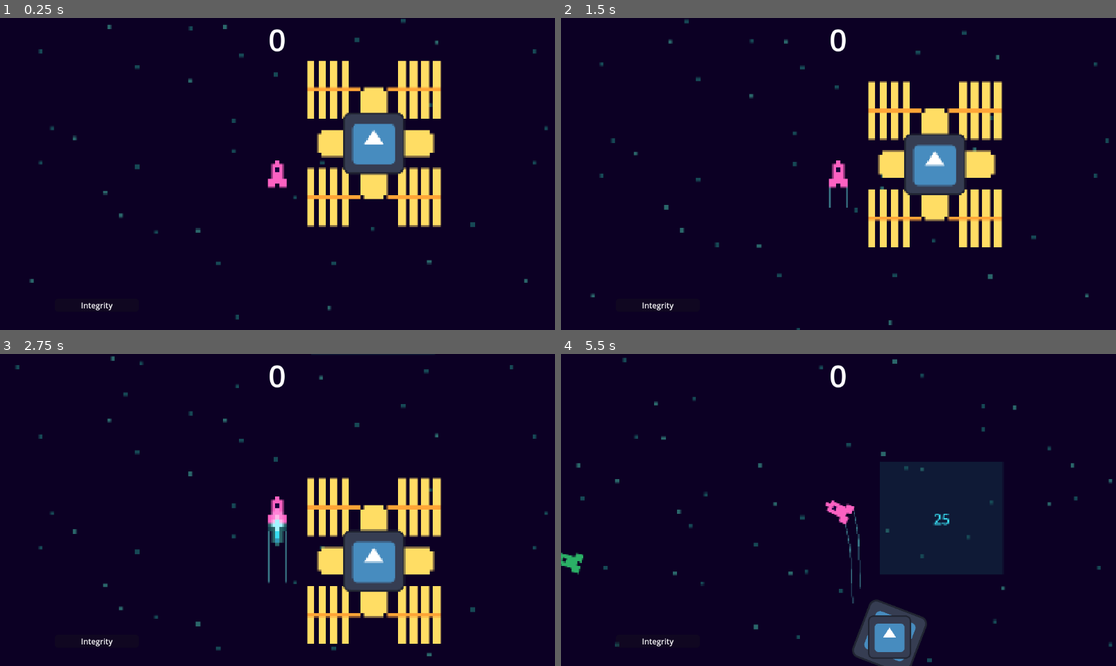
Above: before the commit, frames 1-4 (two rows, left to right).
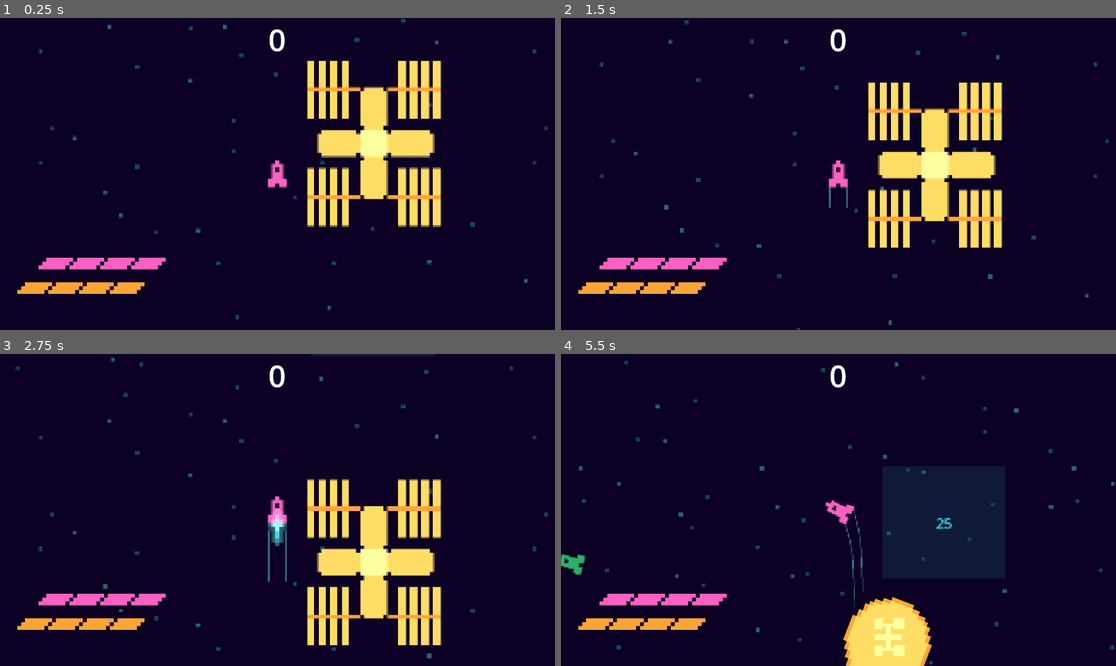
Above: after the commit, the same moments.

Repository: Salkin-Niklas/exgat
Game: Godot game, scene res://scenes/world.tscn
Two runs of this game, one before a commit and one after it. Both use one fixed random seed, a clock stepped at 60 frames per second and the inputs below. The engine's default icon, where the game draws it, is replaced by a stand-in: a white triangle on a blue panel in a dark square.
Inputs:
- Up to frame 1 (0.25 s): no input
- Up to frame 2 (1.5 s): tap Enter at 0.5 s; hold W (Boost) 0.53-1.28 s; tap Space (TractorBeam) at 0.8, 1.35 s
- Up to frame 3 (2.75 s): tap W (Boost) at 1.55 s; hold W (Boost) from 2.03 s (still down); tap Space (TractorBeam) at 2.3 s
- Up to frame 4 (5.5 s): release W (Boost) at 2.78 s; tap Space (TractorBeam) at 2.85, 3.8, 5.3 s; tap W (Boost) at 3.05, 4.55 s; hold A (TurnL) 3.53-4.28 s; tap D (TurnR) at 4.35 s; hold W (Boost) from 5.03 s (still down)

The runs differ from the first frame. In frame 1, 3.8% of the frame differs, in the area x 3-74%, y 30-94%; in frame 2, 4.4%; in frame 3, 5.1%; in frame 4, 6.4%, in the area x 0-100%, y 1-100%.

Commit message:
ADD: break boost

Diff:
--- a/assets/scrap/scrap_physics.tres
+++ b/assets/scrap/scrap_physics.tres
@@ -2,3 +2,4 @@
 
 [resource]
 friction = 0.0
+bounce = 0.05
--- a/scenes/player.tscn
+++ b/scenes/player.tscn
@@ -3,6 +3,7 @@
 [ext_resource type="Texture2D" uid="uid://b2i7vafpaompu" path="res://assets/player/player.png" id="1_3vyb7"]
 [ext_resource type="Script" uid="uid://dlrrsreh8dfr2" path="res://scripts/player.gd" id="2_g2els"]
 [ext_resource type="AudioStream" uid="uid://cbme5n241lsrs" path="res://sfx/sfx_Wuschhhh1.mp3" id="3_qhqgy"]
+[ext_resource type="AudioStream" uid="uid://b4hsrt2ak1pem" path="res://sfx/sfx_beam.mp3" id="4_dqkch"]
 
 [sub_resource type="AtlasTexture" id="AtlasTexture_g2els"]
 atlas = ExtResource("1_3vyb7")
@@ -83,9 +84,6 @@
 radius = 12.0
 height = 58.0
 
-[sub_resource type="ConvexPolygonShape2D" id="ConvexPolygonShape2D_g2els"]
-points = PackedVector2Array(-4, -30, -30, -85, -20, -103, 0, -112, 20, -103, 30, -85, 4, -30)
-
 [node name="Player" type="CharacterBody2D"]
 floor_stop_on_slope = false
 floor_block_on_wall = false
@@ -104,15 +102,22 @@
 shape = SubResource("CapsuleShape2D_g2els")
 
 [node name="HitEffectTimeout" type="Timer" parent="."]
-wait_time = 0.1
+wait_time = 0.2
 one_shot = true
 
 [node name="Tractor" type="Area2D" parent="."]
+visible = false
 monitoring = false
 monitorable = false
 
-[node name="CollisionShape2D" type="CollisionShape2D" parent="Tractor"]
-shape = SubResource("ConvexPolygonShape2D_g2els")
+[node name="CollisionShape2D" type="CollisionPolygon2D" parent="Tractor"]
+position = Vector2(-4, -113)
+polygon = PackedVector2Array(0.91784, 81.482864, -33.08216, 3.4828644, -35.08216, -10.517136, -33.08216, -26.517136, -26.08216, -38.517136, -14.08216, -48.517136, -2.08216, -52.517136, 4.91784, -52.517136, 11.917839, -52.517136, 24.91784, -49.517136, 35.91784, -39.517136, 43.91784, -26.517136, 47, -11, 45, 3, 4.91784, 81.482864)
+
+[node name="CollisionShape2D2" type="Polygon2D" parent="Tractor"]
+position = Vector2(-4, -113)
+color = Color(0, 1, 0.19215687, 0.30980393)
+polygon = PackedVector2Array(0.91784, 81.482864, -33.08216, 3.4828644, -35.08216, -10.517136, -33.08216, -26.517136, -26.08216, -38.517136, -14.08216, -48.517136, -2.08216, -52.517136, 4.91784, -52.517136, 11.917839, -52.517136, 24.91784, -49.517136, 35.91784, -39.517136, 43.91784, -26.517136, 47, -11, 45, 3, 4.91784, 81.482864)
 
 [node name="AnimatedSprite2D" type="AnimatedSprite2D" parent="Tractor"]
 visible = false
@@ -126,6 +131,12 @@
 autoplay = true
 parameters/looping = true
 
+[node name="beam_sound" type="AudioStreamPlayer" parent="."]
+stream = ExtResource("4_dqkch")
+volume_db = 12.403
+autoplay = true
+parameters/looping = true
+
 [connection signal="timeout" from="HitEffectTimeout" to="." method="_on_hit_effect_timeout_timeout"]
 [connection signal="body_entered" from="Tractor" to="." method="_on_tractor_body_entered"]
 [connection signal="body_exited" from="Tractor" to="." method="_on_tractor_body_exited"]
--- a/scenes/station.tscn
+++ b/scenes/station.tscn
@@ -58,6 +58,7 @@
 disabled = true
 
 [node name="Sprite2D2" type="Sprite2D" parent="."]
+visible = false
 texture = ExtResource("4_csis4")
 
 [connection signal="body_shape_entered" from="." to="." method="_on_body_shape_entered"]
--- a/scenes/world.tscn
+++ b/scenes/world.tscn
@@ -1,27 +1,154 @@
-[gd_scene load_steps=15 format=3 uid="uid://cauqma237b67i"]
+[gd_scene load_steps=32 format=3 uid="uid://cauqma237b67i"]
 
 [ext_resource type="Script" uid="uid://bk3krcfphvl38" path="res://scripts/world.gd" id="1_4wyf3"]
 [ext_resource type="PackedScene" uid="uid://cpanwsqsc672a" path="res://scenes/player.tscn" id="1_nnsk1"]
 [ext_resource type="PackedScene" uid="uid://dq1252xoyga2v" path="res://scenes/station.tscn" id="2_rwgxs"]
 [ext_resource type="Texture2D" uid="uid://cmsrjkopar8av" path="res://assets/background/stars2.png" id="3_qfnet"]
-[ext_resource type="Script" path="res://scripts/scrap_spawner.gd" id="4_k0juu"]
+[ext_resource type="Script" uid="uid://3sdulbrfx4xv" path="res://scripts/scrap_spawner.gd" id="4_k0juu"]
 [ext_resource type="Texture2D" uid="uid://cnn3v2fltfy3v" path="res://assets/background/stars1.png" id="5_71j4m"]
-[ext_resource type="PackedScene" path="res://scenes/scrap_satellite2.tscn" id="7_i7141"]
 [ext_resource type="PackedScene" uid="uid://6ja5jmfuopwo" path="res://scenes/collection_area.tscn" id="6_e3hyu"]
 [ext_resource type="AudioStream" uid="uid://csw41083hmrb3" path="res://assets/music/Spacejam(nur_Drums).mp3" id="8_4mrxx"]
 [ext_resource type="Script" uid="uid://drv6q67vdktv5" path="res://scripts/points.gd" id="8_e3hyu"]
 [ext_resource type="Shader" uid="uid://5ae6j0iot63s" path="res://shaders/world_pp.gdshader" id="8_w7kh3"]
 [ext_resource type="AudioStream" uid="uid://bjcm7ua65nim2" path="res://assets/music/Spacejam(ohne_Drums).mp3" id="9_7r4gi"]
-[ext_resource type="Texture2D" uid="uid://b8ixrqxgy0ucu" path="res://icon.svg" id="9_e3hyu"]
+[ext_resource type="Texture2D" uid="uid://ckckkb055dg3t" path="res://assets/player/station_waypoint.png" id="9_jhx03"]
+[ext_resource type="Texture2D" uid="uid://cqod6w3g1euni" path="res://assets/player/health.png" id="9_o8fc1"]
+[ext_resource type="Texture2D" uid="uid://bci2i4h7vuhuv" path="res://assets/player/station_icon.png" id="10_o8fc1"]
+[ext_resource type="Script" uid="uid://dirjp8y3ycjuo" path="res://scripts/gui_health.gd" id="10_xo05s"]
+[ext_resource type="Texture2D" uid="uid://jha1do8p554t" path="res://assets/player/health_station.png" id="11_dss4m"]
+[ext_resource type="Script" uid="uid://coydg7ujsh44y" path="res://scripts/gui_station_health.gd" id="14_7t5mc"]
 
 [sub_resource type="ShaderMaterial" id="ShaderMaterial_e3hyu"]
 shader = ExtResource("8_w7kh3")
 
-[sub_resource type="LabelSettings" id="LabelSettings_4wyf3"]
-line_spacing = 0.0
-
 [sub_resource type="LabelSettings" id="LabelSettings_k0juu"]
 font_size = 35
+
+[sub_resource type="AtlasTexture" id="AtlasTexture_2lf6f"]
+atlas = ExtResource("11_dss4m")
+region = Rect2(0, 160, 296, 40)
+
+[sub_resource type="AtlasTexture" id="AtlasTexture_7iits"]
+atlas = ExtResource("11_dss4m")
+region = Rect2(0, 120, 296, 40)
+
+[sub_resource type="AtlasTexture" id="AtlasTexture_oo54l"]
+atlas = ExtResource("11_dss4m")
+region = Rect2(0, 80, 296, 40)
+
+[sub_resource type="AtlasTexture" id="AtlasTexture_kpybi"]
+atlas = ExtResource("11_dss4m")
+region = Rect2(0, 40, 296, 40)
+
+[sub_resource type="AtlasTexture" id="AtlasTexture_ctatt"]
+atlas = ExtResource("11_dss4m")
+region = Rect2(0, 0, 296, 40)
+
+[sub_resource type="SpriteFrames" id="SpriteFrames_2lf6f"]
+animations = [{
+"frames": [{
+"duration": 1.0,
+"texture": SubResource("AtlasTexture_2lf6f")
+}],
+"loop": true,
+"name": &"0",
+"speed": 5.0
+}, {
+"frames": [{
+"duration": 1.0,
+"texture": SubResource("AtlasTexture_7iits")
+}],
+"loop": true,
+"name": &"1",
+"speed": 5.0
+}, {
+"frames": [{
+"duration": 1.0,
+"texture": SubResource("AtlasTexture_oo54l")
+}],
+"loop": true,
+"name": &"2",
+"speed": 5.0
+}, {
+"frames": [{
+"duration": 1.0,
+"texture": SubResource("AtlasTexture_kpybi")
+}],
+"loop": true,
+"name": &"3",
+"speed": 5.0
+}, {
+"frames": [{
+"duration": 1.0,
+"texture": SubResource("AtlasTexture_ctatt")
+}],
+"loop": true,
+"name": &"4",
+"speed": 5.0
+}]
+
+[sub_resource type="AtlasTexture" id="AtlasTexture_xo05s"]
+atlas = ExtResource("9_o8fc1")
+region = Rect2(0, 160, 296, 40)
+
+[sub_resource type="AtlasTexture" id="AtlasTexture_dss4m"]
+atlas = ExtResource("9_o8fc1")
+region = Rect2(0, 120, 296, 40)
+
+[sub_resource type="AtlasTexture" id="AtlasTexture_7t5mc"]
+atlas = ExtResource("9_o8fc1")
+region = Rect2(0, 80, 296, 40)
+
+[sub_resource type="AtlasTexture" id="AtlasTexture_lakw3"]
+atlas = ExtResource("9_o8fc1")
+region = Rect2(0, 40, 296, 40)
+
+[sub_resource type="AtlasTexture" id="AtlasTexture_pm21f"]
+atlas = ExtResource("9_o8fc1")
+region = Rect2(0, 0, 296, 40)
+
+[sub_resource type="SpriteFrames" id="SpriteFrames_xo05s"]
+animations = [{
+"frames": [{
+"duration": 1.0,
+"texture": SubResource("AtlasTexture_xo05s")
+}],
+"loop": true,
+"name": &"0",
+"speed": 5.0
+}, {
+"frames": [{
+"duration": 1.0,
+"texture": SubResource("AtlasTexture_dss4m")
+}],
+"loop": true,
+"name": &"1",
+"speed": 5.0
+}, {
+"frames": [{
+"duration": 1.0,
+"texture": SubResource("AtlasTexture_7t5mc")
+}],
+"loop": true,
+"name": &"2",
+"speed": 5.0
+}, {
+"frames": [{
+"duration": 1.0,
+"texture": SubResource("AtlasTexture_lakw3")
+}],
+"loop": true,
+"name": &"3",
+"speed": 5.0
+}, {
+"frames": [{
+"duration": 1.0,
+"texture": SubResource("AtlasTexture_pm21f")
+}],
+"loop": true,
+"name": &"4",
+"speed": 5.0
+}]
 
 [node name="World" type="Node2D"]
 script = ExtResource("1_4wyf3")
@@ -98,41 +225,6 @@
 
 [node name="GUI" type="CanvasLayer" parent="."]
 layer = 2
-
-[node name="healthbar" type="Control" parent="GUI"]
-layout_mode = 3
-anchors_preset = 0
-offset_left = 96.0
-offset_top = 576.0
-offset_right = 136.0
-offset_bottom = 616.0
-
-[node name="ProgressBar" type="ProgressBar" parent="GUI/healthbar"]
-layout_mode = 1
-anchors_preset = 8
-anchor_left = 0.5
-anchor_top = 0.5
-anchor_right = 0.5
-anchor_bottom = 0.5
-offset_left = -2.0
-offset_top = -13.5
-offset_right = 172.0
-offset_bottom = 13.5
-grow_horizontal = 2
-grow_vertical = 2
-show_percentage = false
-
-[node name="Label" type="Label" parent="GUI/healthbar/ProgressBar"]
-layout_mode = 1
-anchors_preset = 15
-anchor_right = 1.0
-anchor_bottom = 1.0
-grow_horizontal = 2
-grow_vertical = 2
-text = "Integrity"
-label_settings = SubResource("LabelSettings_4wyf3")
-horizontal_alignment = 1
-vertical_alignment = 1
 
 [node name="gameover" type="Control" parent="GUI"]
 visible = false
@@ -157,11 +249,35 @@
 offset_bottom = 40.0
 
 [node name="Sprite2D" type="Sprite2D" parent="GUI/station_direction"]
-texture = ExtResource("9_e3hyu")
+texture = ExtResource("9_jhx03")
 
 [node name="Sprite2D2" type="Sprite2D" parent="GUI/station_direction"]
 scale = Vector2(0.7, 0.7)
-texture = ExtResource("9_e3hyu")
+texture = ExtResource("10_o8fc1")
+
+[node name="healthbar" type="Control" parent="GUI"]
+layout_mode = 3
+anchors_preset = 2
+anchor_top = 1.0
+anchor_bottom = 1.0
+offset_left = 61.0
+offset_top = -72.0
+offset_right = 136.0
+offset_bottom = -32.0
+grow_vertical = 0
+
+[node name="health_Station" type="AnimatedSprite2D" parent="GUI/healthbar"]
+position = Vector2(107, -15)
+sprite_frames = SubResource("SpriteFrames_2lf6f")
+animation = &"4"
+script = ExtResource("14_7t5mc")
+
+[node name="health_Player" type="AnimatedSprite2D" parent="GUI/healthbar"]
+position = Vector2(151, -66)
+sprite_frames = SubResource("SpriteFrames_xo05s")
+animation = &"4"
+script = ExtResource("10_xo05s")
+
 [node name="Score" type="Control" parent="GUI"]
 layout_mode = 3
 anchors_preset = 5
@@ -195,5 +311,7 @@
 autoplay = true
 parameters/looping = true
 
+[connection signal="health_changed" from="Game/Station" to="GUI/healthbar/health_Station" method="_on_station_health_changed"]
+[connection signal="health_changed" from="Game/Player" to="GUI/healthbar/health_Player" method="_on_player_health_changed"]
 [connection signal="on_score" from="Game/ScrapSpawner" to="GUI/Score/Label" method="_on_scrap_spawner_on_score"]
 [connection signal="timeout" from="Game/ScrapSpawner/Timer" to="Game/ScrapSpawner" method="_on_timer_timeout"]
--- /dev/null
+++ b/scripts/gui_health.gd
@@ -0,0 +1,5 @@
+extends AnimatedSprite2D
+
+
+func _on_player_health_changed(health: int) -> void:
+	animation = str(max(min(health, 4), 0))
--- /dev/null
+++ b/scripts/gui_station_health.gd
@@ -0,0 +1,4 @@
+extends AnimatedSprite2D
+
+func _on_station_health_changed(health: int) -> void:
+	animation = str(max(min(health, 4), 0))
--- a/scripts/player.gd
+++ b/scripts/player.gd
@@ -3,7 +3,7 @@
 const TURNING_SPEED: float = 1.6
 const FRICTION: float = 0.1 # TODO implement ?
 const BOOST_FORCE: float = 100
-
+const BREAK_FORCE: float = 150
 
 var health: float = 100.0
 
@@ -18,14 +18,14 @@
 # Used to control the spacing between trail points
 var distance_accum: float = 0.0
 
-#signal health_changed(health: int)
+signal health_changed(health: int)
 
 func _physics_process(delta: float) -> void:
 	var base: String = "idle"
 	if Input.is_action_pressed("Boost"):
-		const break_boost: float = 0
-		#var break_boost: float = (get_angle_to(to_global(velocity)))/PI * 100
-		#if velocity.length() < 10: break_boost = 0
+		var normal = Vector2(cos(rotation+PI/2), sin(rotation+PI/2))
+		var break_boost = (normal.dot(velocity.normalized()) + 1) * BREAK_FORCE / 2
+		#print(normal.dot(velocity.normalized()))
 		velocity.x += (BOOST_FORCE+break_boost)*delta * sin(rotation)
 		velocity.y -= (BOOST_FORCE+break_boost)*delta * cos(rotation)
 		base = "boost"
@@ -43,36 +43,42 @@
 		$Sprite.animation = base
 	else: $Sprite.animation = "idle"
 
-	## after calling move_and_slide()
-	#for i in get_slide_collision_count():
-		#var c := get_slide_collision(i)
-		#if c.get_collider() is RigidBody2D:
-			##var impulse: Vector2 = Vector2(sin(rotation), -cos(rotation))#-c.get_normal()/Vector2(sin(rotation), cos(rotation)) #* velocity.length()/10
+	# after calling move_and_slide()
+	for i in get_slide_collision_count():
+		var c := get_slide_collision(i)
+		if c.get_collider() is RigidBody2D:
+			#var impulse: Vector2 = Vector2(sin(rotation), -cos(rotation))#-c.get_normal()/Vector2(sin(rotation), cos(rotation)) #* velocity.length()/10
 			##impulse
-			##c.get_collider().apply_impulse(impulse, c.get_position())
+			#c.get_collider().apply_impulse(impulse, c.get_position())
 			###if impulse.length() > 10 and $HitEffectTimeout.is_stopped():
-			##$HitEffectTimeout.start()
-			##$Sprite.modulate = Color(2,2,2)
-			#
-			#var damage: float = abs(c.get_collider().linear_velocity.dot(c.get_normal())) + abs(self.velocity.dot(c.get_normal()))
-			#if damage < 5.0:
-				#damage = 0.0
+
+			var damage: float = abs(c.get_collider().linear_velocity.dot(c.get_normal())) + abs(self.velocity.dot(c.get_normal())) / 5
+			print("damaged by ", damage)
+			if damage < 5.0 or not $HitEffectTimeout.is_stopped():
+				damage = 0.0
+			else:
+				$HitEffectTimeout.start()
+				$Sprite.modulate = Color(2,2,2)
 			#print(damage)
-			#health-= damage
-			#health_changed.emit(health)
+			health-= damage
+			health_changed.emit(health/25)
 
 	if Input.is_action_pressed("TractorBeam"):
 		$Tractor.monitoring = true
+		$beam_sound.stream_paused = false
+		$Tractor.show()
 	else:
 		$Tractor.monitoring = false
+		$beam_sound.stream_paused = true
+		$Tractor.hide()
 	if $Tractor.monitoring == true:
 		for d in trapped_debris:
 			var force: Vector2 = Vector2(0,0)
 			force -= (d.global_position-(global_position+Vector2(0,-85).rotated(rotation)))*10
 			force -= (d.linear_velocity-velocity)*100
-			print(d.linear_velocity)
+			#print(d.linear_velocity)
 			d.apply_central_force(force)
-		print(velocity)
+		#print(velocity)
 
 	var trail_pos   = to_global(Vector2(18,25))
 	var trail_pos_2 = to_global(Vector2(-18,25))
@@ -109,6 +115,7 @@
 		trapped_debris.erase(body)
 
 func _ready():
+	$beam_sound.stream_paused = true
 	if line2d == null:
 		print("Error: line2d is not assigned. Please assign it in the editor.")
 		return
--- a/scripts/scrap_spawner.gd
+++ b/scripts/scrap_spawner.gd
@@ -35,7 +35,7 @@
 	print("Scrap added at ", new_scrap.position)
 
 func _on_timer_timeout() -> void:
-	$Timer.wait_time = max($Timer.wait_time-0.05, 0.5)
+	$Timer.wait_time = max($Timer.wait_time-0.01, 0.5)
 	create_scrap()
 
 func score(pts: int):
--- a/scripts/station.gd
+++ b/scripts/station.gd
@@ -1,8 +1,9 @@
 extends Area2D
 
-var health: float = 5
+var health: float = 4
 
 signal gameover()
+signal health_changed(health: int)
 
 func _process(_delta: float) -> void:
 	if health<=0:
@@ -24,4 +25,5 @@
 	local_shape_node.get_child(0).hide()
 	local_shape_node.set_deferred("disabled", true)
 	health -= 1
+	health_changed.emit(health)
 	print("station damaged, ", health)
Binary file added: assets/player/health.png
Not shown, added: assets/player/health.png.import
Binary file added: assets/player/health_station.png
Not shown, added: assets/player/health_station.png.import
Binary file added: assets/player/station_icon.png
Not shown, added: assets/player/station_icon.png.import
Binary file added: assets/player/station_waypoint.png
Not shown, added: assets/player/station_waypoint.png.import
Not shown, added: scripts/gui_health.gd.uid
Not shown, added: scripts/gui_station_health.gd.uid
Not shown, added: sfx/sfx_beam.mp3.import
Not shown, added: sfx/sfx_beam.mp3
